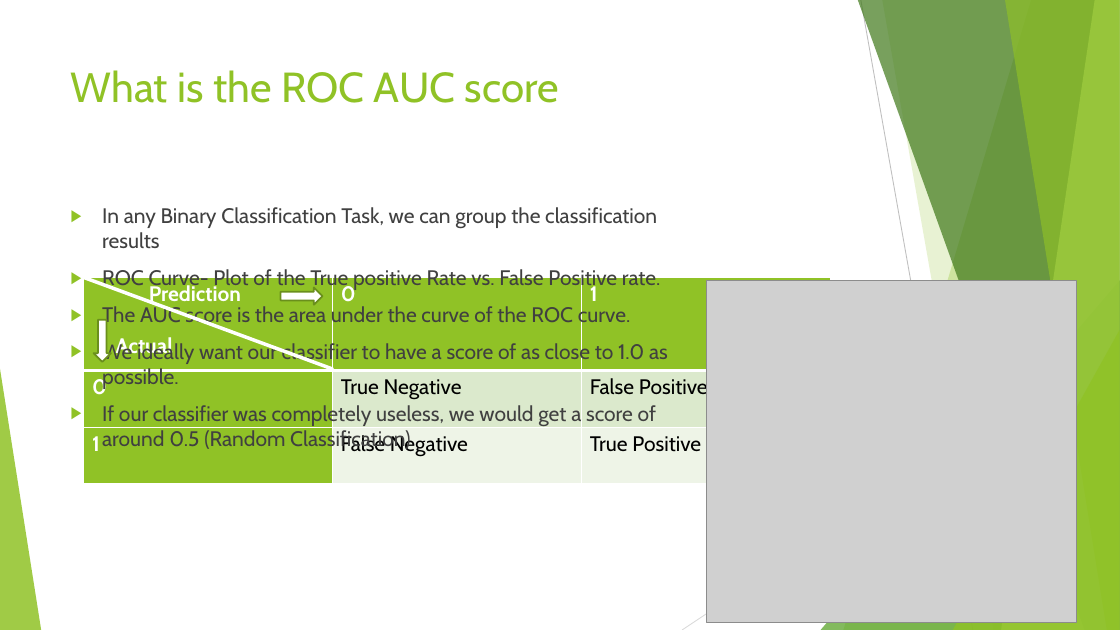
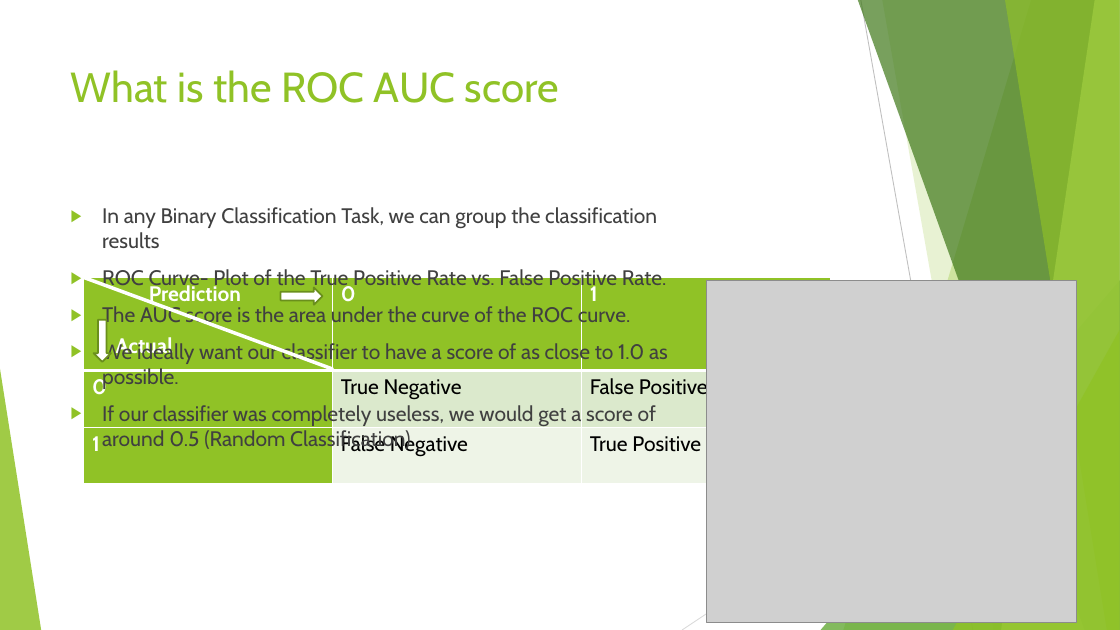
Before and after one commit to bismayan/meetup_kaggle, a slide deck: slide 5 of Presentation.pptx. Drawn at 1120x630 pixels with LibreOffice and Linux fonts; fonts in the diff are those of the drawing; grey boxes stand for pictures. Boxes give left, top, right and bottom in pixels: in the first picture for what was removed or moved away, otherwise in the second. Text is boxed around its words. In the diff, an @@ line names an element or a change of style, - is before the commit and + after.

```diff
--- a/Presentation.pptx
+++ b/Presentation.pptx
@@ text at box(102, 268, 666, 292): text changed @@
-▶ ROC Curve- Plot of the True positive Rate vs. False Positive rate.
+▶ ROC Curve- Plot of the True Positive Rate vs. False Positive Rate.
```
Also in this commit, not shown: 2 other files.
